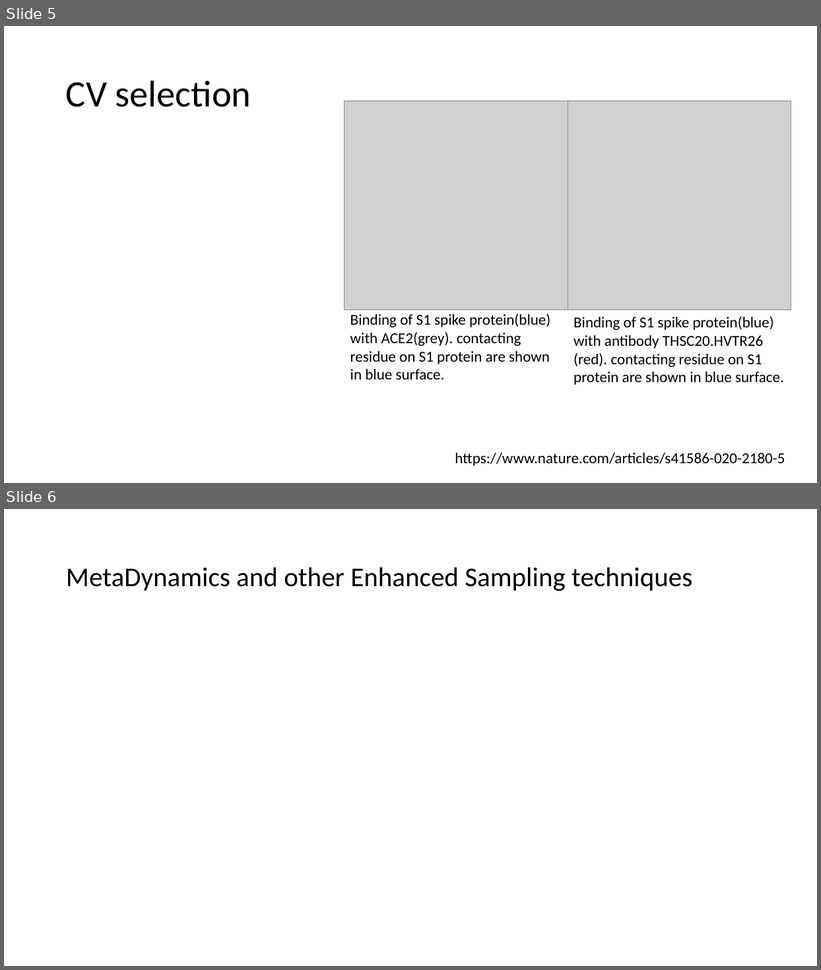
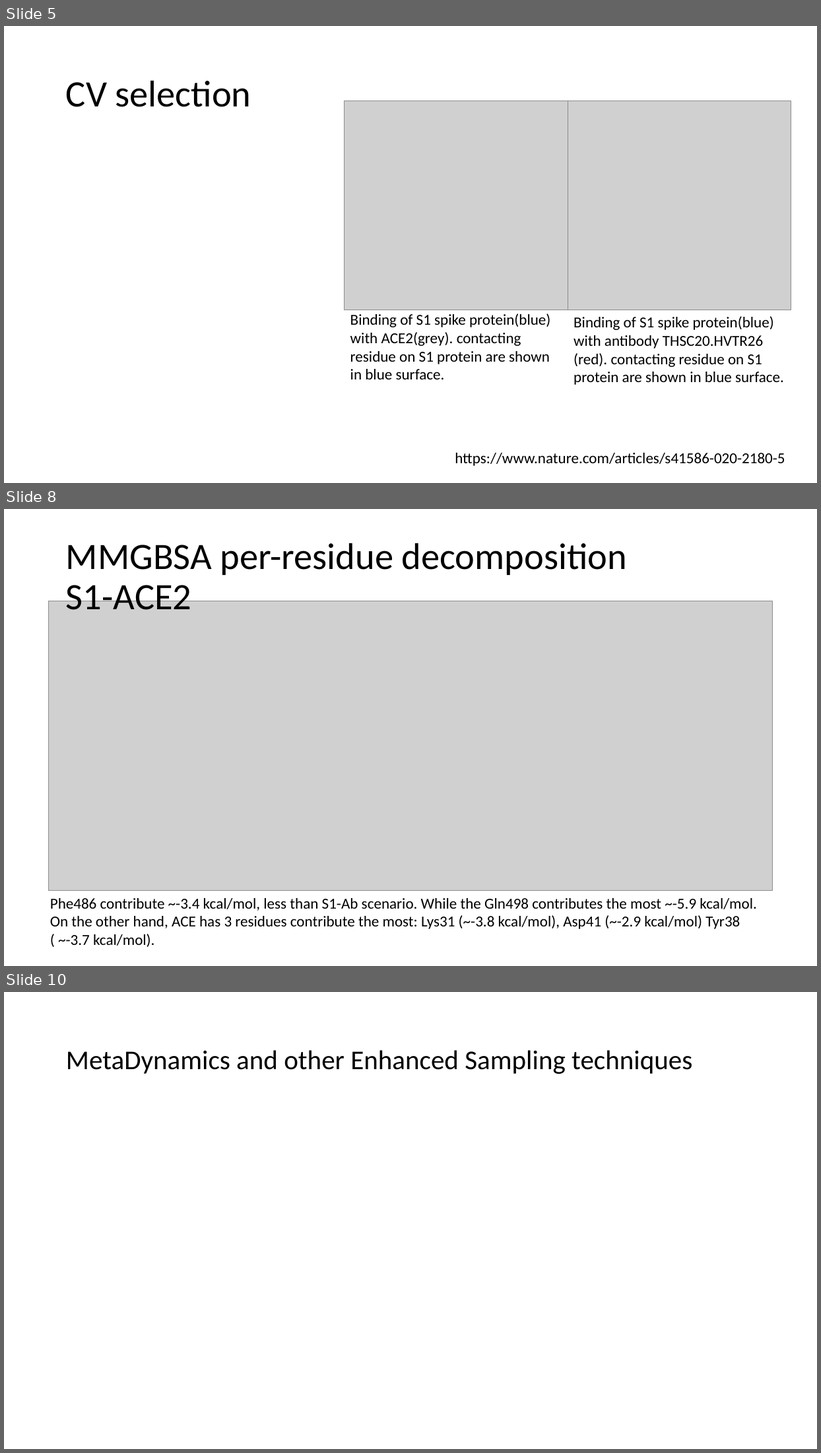
Before and after one commit to DerienFe/InstaD_pro_abc, a slide deck: Tech_assignment_slides.pptx. Shown one above the other, each under a label of ours: slides 5 and 6 before the commit, slides 5, 8 and 10 after it; the slides between them are not shown. The pictures are 821x970 and 821x1453 pixels, drawn with LibreOffice and Linux fonts; fonts in the diff are those of the drawing; grey boxes stand for pictures. Boxes give left, top, right and bottom in pixels: in the first picture for what was removed or moved away, otherwise in the second. Text is boxed around its words. In the diff, an @@ line names an element or a change of style, - is before the commit and + after.

```diff
--- a/Tech_assignment_slides.pptx
+++ b/Tech_assignment_slides.pptx
@@ slide 8 added at (4, 509, 817, 966), background #FFFFFF @@
@@ title added at (66, 543, 627, 610), 44 pt, text #000000 @@
+MMGBSA per-residue decomposition
+S1-ACE2
@@ picture added at (48, 601, 773, 891) @@
@@ text added at (50, 898, 757, 947), 18 pt, text #000000 @@
+Phe486 contribute ~-3.4 kcal/mol, less than S1-Ab scenario. While the Gln498 contributes the most ~-5.9 kcal/mol.
+On the other hand, ACE has 3 residues contribute the most: Lys31 (~-3.8 kcal/mol), Asp41 (~-2.9 kcal/mol) Tyr38 ( ~-3.7 kcal/mol).
@@ what was slide 6 is now slide 10 @@
```
Also in this commit, not shown: 3 other slides added, 7 other files.
